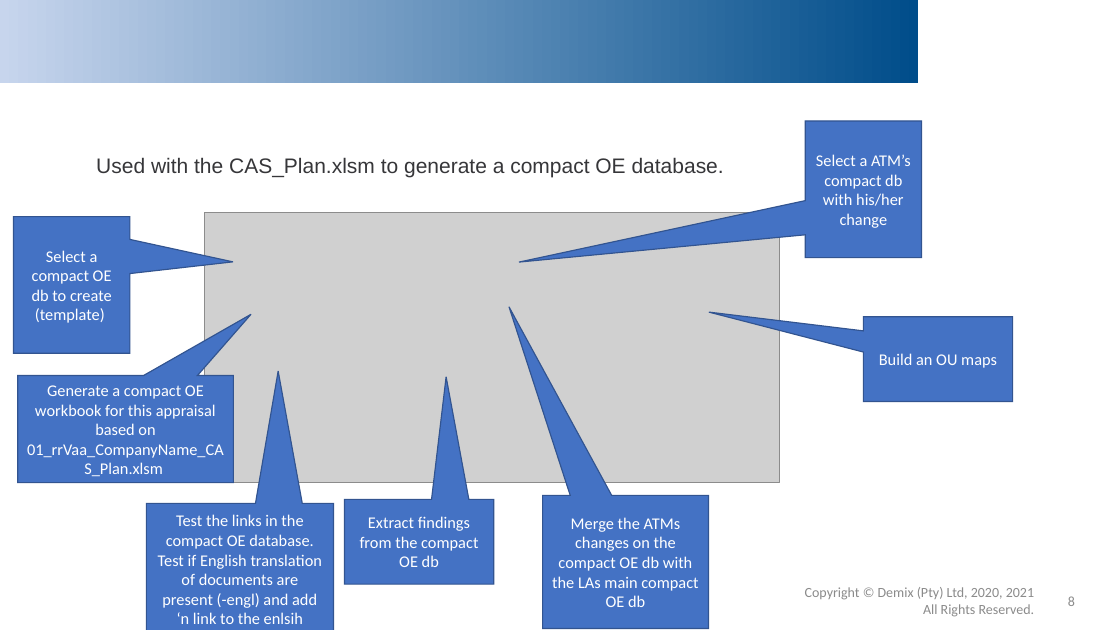
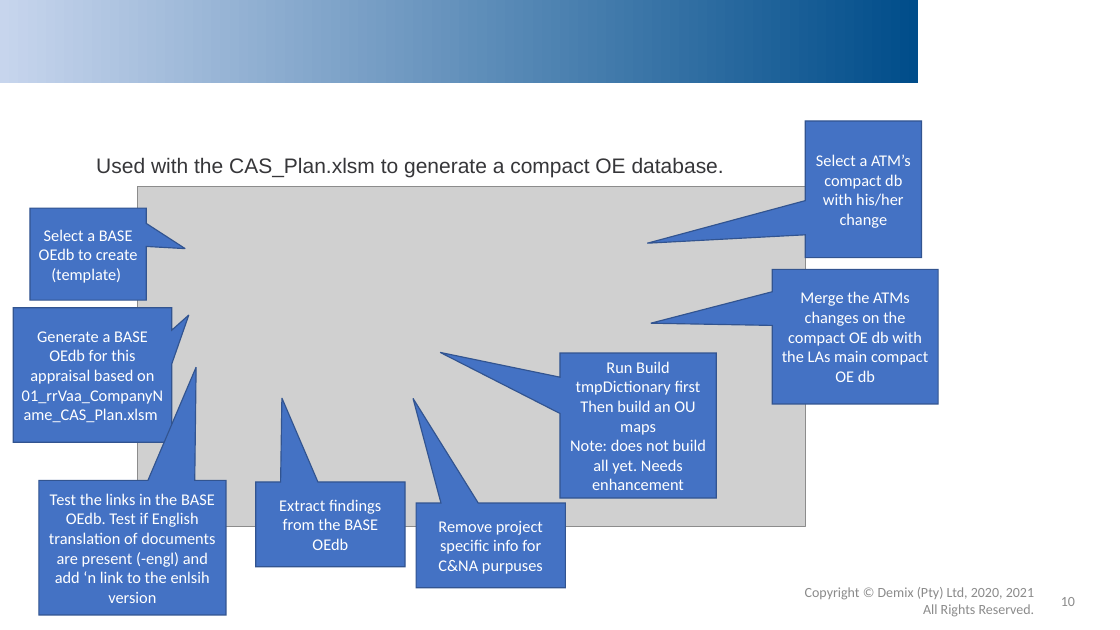
Before and after one commit to DemixTech/CMMITools, a slide deck: slide 10 of 02_Overview.pptx (slide 8 before the commit). Drawn at 1120x630 pixels with LibreOffice and Linux fonts; fonts in the diff are those of the drawing; grey boxes stand for pictures; background and template pictures are left out. Boxes give left, top, right and bottom in pixels: in the first picture for what was removed or moved away, otherwise in the second. Text is boxed around its words. In the diff, an @@ line names an element or a change of style, - is before the commit and + after.

```diff
--- a/02_Overview.pptx
+++ b/02_Overview.pptx
@@ speech box "Select a BASE OEdb to ...": place and size @@
-speech box "Select a BASE OEdb to ..." at bbox=[13, 217, 130, 354]
+speech box "Select a BASE OEdb to ..." at bbox=[30, 208, 147, 301]
@@ picture: place and size @@
-picture at bbox=[204, 213, 780, 483]
+picture at bbox=[138, 187, 806, 526]
@@ text in speech box at bbox=[39, 229, 138, 283]: text changed @@
-Select a compact OE db to create (template)
+Select a BASE OEdb to create (template)
@@ speech box "Merge the ATMs changes on ...": place and size @@
-speech box "Merge the ATMs changes on ..." at bbox=[543, 496, 708, 628]
+speech box "Merge the ATMs changes on ..." at bbox=[772, 270, 938, 404]
@@ speech box "Generate a BASE OEdb for ...": place and size @@
-speech box "Generate a BASE OEdb for ..." at bbox=[18, 376, 234, 482]
+speech box "Generate a BASE OEdb for ..." at bbox=[13, 308, 172, 442]
@@ text in speech box at bbox=[22, 331, 163, 422]: text changed @@
-Generate a compact OE workbook for this appraisal based on 01_rrVaa_CompanyName_CAS_Plan.xlsm
+Generate a BASE OEdb for this appraisal based on 01_rrVaa_CompanyName_CAS_Plan.xlsm
@@ proportions changed in 7 elements at bbox=[806, 121, 923, 258], bbox=[39, 481, 226, 615], bbox=[13, 308, 172, 442], bbox=[772, 270, 938, 404], bbox=[30, 208, 147, 301], bbox=[255, 482, 405, 567], bbox=[560, 353, 717, 498] @@
@@ speech box "Run Build tmpDictionary first": place and size @@
-speech box "Run Build tmpDictionary first" at bbox=[864, 317, 1013, 402]
+speech box "Run Build tmpDictionary first" at bbox=[560, 353, 717, 498]
@@ text in speech box at bbox=[570, 361, 706, 490]: text changed @@
-Build an OU maps
+Run Build tmpDictionary first
+Then build an OU maps
+Note: does not build all yet. Needs enhancement
@@ speech box "Test the links in the ...": place and size @@
-speech box "Test the links in the ..." at bbox=[146, 503, 334, 630]
+speech box "Test the links in the ..." at bbox=[39, 481, 226, 615]
@@ text in speech box at bbox=[49, 493, 215, 603]: text changed @@
-Test the links in the compact OE database. Test if English translation of documents are present (-engl) and add ‘n link to the enlsih version
+Test the links in the BASE OEdb. Test if English translation of documents are present (-engl) and add ‘n link to the enlsih version
@@ speech box "Extract findings from the BASE ...": place and size @@
-speech box "Extract findings from the BASE ..." at bbox=[344, 500, 494, 585]
+speech box "Extract findings from the BASE ..." at bbox=[255, 482, 405, 567]
@@ text in speech box at bbox=[279, 499, 381, 550]: text changed @@
-Extract findings from the compact OE db
+Extract findings from the BASE OEdb
@@ speech box added at bbox=[416, 503, 565, 588], fill #4472C4, outline #325491 1 pt, 14 pt, text #FFFFFF @@
+Remove project specific info for C&NA purpuses
@@ page number at bbox=[1061, 597, 1075, 606]: text changed @@
-8
+10
```
Also in this commit, not shown: 4 other slides changed, 2 slides added, 59 other files.
